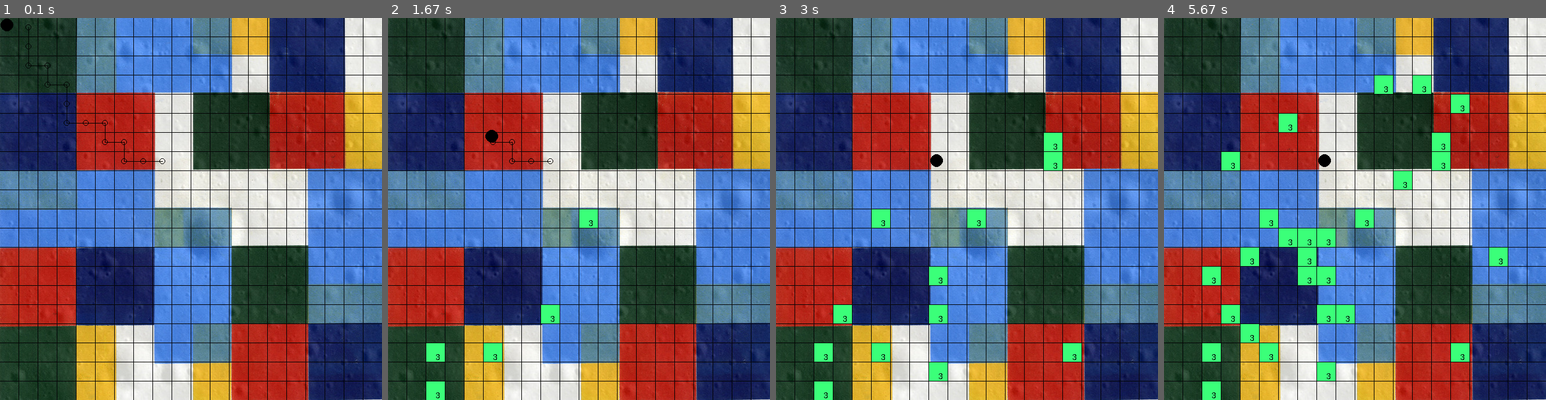
Above: before the commit, frames 1-4 (left to right).
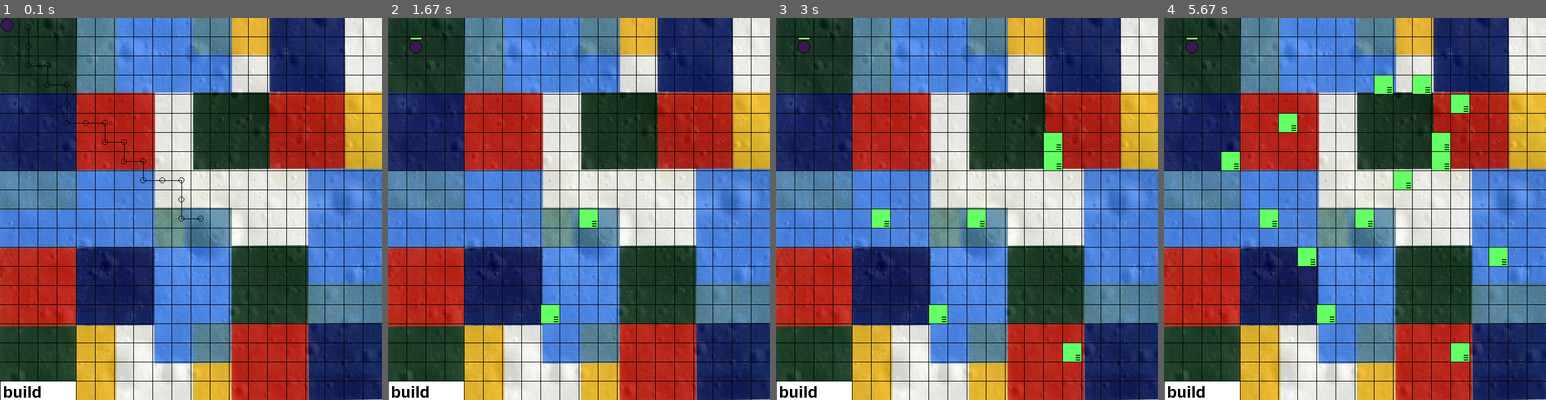
Above: after the commit, the same moments.

Repository: amstocker/TDgame
Game: pygame game, started from abstractTD/TD.py
Two runs of this game, one before a commit and one after it. Both use one fixed random seed, a clock stepped at 60 frames per second and the inputs below. The source is Python 2; it was converted automatically to run under Python 3.
Inputs (mouse positions are in pixels of both pictures, inside the frame that each line leads up to):
- Up to frame 1 (0.1 s): no input
- Up to frame 2 (1.67 s): click (579, 209) at 0.38 s; click (426, 388) at 0.72 s, where only the run after the commit has a clickable "build"; click (426, 361) at 1.05 s, where only the run after the commit has a clickable "build"; press the mouse at (426, 388) at 1.37 s; move the mouse to (487, 350) at 1.47 s; release the mouse at (548, 308) at 1.6 s
- Up to frame 3 (3 s): press the mouse at (814, 388) at 1.7 s; move the mouse to (932, 266) at 1.8 s; release the mouse at (1047, 140) at 1.93 s; press the mouse at (814, 388) at 2.03 s; move the mouse to (844, 308) at 2.13 s; release the mouse at (871, 224) at 2.27 s; press the mouse at (814, 388) at 2.37 s; move the mouse to (944, 369) at 2.47 s; release the mouse at (1073, 346) at 2.6 s; press the mouse at (814, 388) at 2.7 s; move the mouse to (928, 273) at 2.8 s; release the mouse at (1047, 159) at 2.93 s
- Up to frame 4 (5.67 s): press the mouse at (1202, 388) at 3.03 s; move the mouse to (1324, 247) at 3.13 s; release the mouse at (1450, 102) at 3.27 s; press the mouse at (1202, 388) at 3.37 s; move the mouse to (1305, 281) at 3.47 s; release the mouse at (1408, 174) at 3.6 s; press the mouse at (1202, 388) at 3.7 s; move the mouse to (1248, 251) at 3.8 s; release the mouse at (1293, 113) at 3.93 s; press the mouse at (1202, 388) at 4.03 s; move the mouse to (1312, 235) at 4.13 s; release the mouse at (1427, 82) at 4.27 s; press the mouse at (1202, 388) at 4.37 s; move the mouse to (1347, 323) at 4.47 s; release the mouse at (1492, 254) at 4.6 s; press the mouse at (1202, 388) at 4.7 s; move the mouse to (1217, 270) at 4.8 s; release the mouse at (1228, 155) at 4.93 s; press the mouse at (1202, 388) at 5.03 s; move the mouse to (1255, 327) at 5.13 s; release the mouse at (1312, 262) at 5.27 s; press the mouse at (1202, 388) at 5.37 s; move the mouse to (1293, 239) at 5.47 s; release the mouse at (1385, 86) at 5.6 s

The runs differ from the first frame. In frame 1, 1.1% of the frame differs, in the area x 0-54%, y 0-100%; in frame 2, 2.1%; in frame 3, 3.8%; in frame 4, 7.5%, in the area x 0-90%, y 5-100%.

Commit message:
added real-time path updating, fixed timing on tower projectiles, started work on a 'build' menu, and added overhead HP bars to creeps

Diff:
--- a/abstractTD/TD.py
+++ b/abstractTD/TD.py
@@ -6,20 +6,13 @@
 class TD(Core):
     def __init__(self):
         Core.__init__(self)
-        # initialize agent with random target
-        first = Creep((0,0,0), 10, 6, 100)
-        v = (randint(0,10), randint(0,10))
-        first.waypoints = Dijkstra(self.grid, self.grid.getNode(first.pos), v)
+        self.menu = Menu(self.font2)
 
         self.particles = []
         self.towers = []
-        self.creeps = [first]
-
-        self.nocreeps = False
-
-    def userEvent(self):
-        for t in self.towers:
-            t.update(self.particles, self.creeps)
+        self.creeps = []
+        self.creep_path = Dijkstra(self.grid, (0,0), (10,10))
+        self.nocreeps = True
 
     def mouseDown(self, button, pos):
         if button == 3:
@@ -28,25 +21,34 @@
 
     def mouseUp(self, button, pos):
         if button == 1:
-            t = Tower(self.grid, pos, 24+len(self.towers), 1000)
-            self.towers.append(t)
-            node = self.grid.getNode(pos)
-            self.grid.insert(node, 1)
+            if self.menu.getClick(pos) == False:
+                node = self.grid.getNode(pos)
+                if self.grid.Grid[node] == 0:
+                    self.grid.insert(node, 1)
+                    t = Tower(self.grid, pos, len(self.towers), 1000)
+                    self.towers.append(t)
+                    for c in self.creeps:
+                        c.waypoints = Dijkstra(self.grid, self.grid.getNode(c.pos), (10,10))
+
 
     def mouseMotion(self, buttons, pos, rel):
-        if buttons[0] == 1 and len(self.creeps) > 0:
-            t = Tower(self.grid, pos, 24+len(self.towers), 1000)
-            t.target = self.creeps[0]
-            self.towers.append(t)
-            node = self.grid.getNode(pos)
-            self.grid.insert(node, 1)
+        self.menu.getHover(pos)
+##        if buttons[0] == 1 and len(self.creeps) > 0:
+##            node = self.grid.getNode(pos)
+##            if self.grid.Grid[node] == 0:
+##                self.grid.insert(node, 1)
+##                t = Tower(self.grid, pos, len(self.towers), 1000)
+##                t.target = self.creeps[0]
+##                self.towers.append(t)
+
 
     def update(self):
+        if self.menu.scrolling == True:
+            self.menu.scroll()
         if self.nocreeps == True:
             self.nocreeps = False
-            C = Creep((0,0,0), 10, 6, 100)
-            v = (randint(0,10), randint(0,10))
-            C.waypoints = Dijkstra(self.grid, self.grid.getNode(C.pos), v)
+            C = Creep((randint(0,255), randint(0,255), randint(0,255)), 10, 6, 50)
+            C.waypoints = Dijkstra(self.grid, (0,0), (10,10))
             self.creeps.append(C)
         if len(self.creeps) == 0 and self.nocreeps == False:
             self.nocreeps = True
@@ -55,6 +57,8 @@
                 t.target = self.creeps[0]
             for c in self.creeps:
                 c.update(self.grid, self.creeps, self.particles)
+        for t in self.towers:
+            t.update(self.particles, self.creeps)
         for p in self.particles:
             p.update(self.particles, self.creeps)
 
@@ -63,9 +67,10 @@
         for c in self.creeps:
             c.render(self.screen, self.grid)
         for t in self.towers:
-            t.render(self.screen, self.grid, self.rendered_numbers)
+            t.render(self.screen, self.grid)
         for p in self.particles:
             p.render(self.screen)
+        self.menu.render(self.screen)
 
 TD = TD()
 TD.mainLoop(40)
--- a/abstractTD/core/classes.py
+++ b/abstractTD/core/classes.py
@@ -9,31 +9,88 @@
 def intvec(v):
     return vec2d(int(v[0]), int(v[1]))
 
-
-
-
-# --- ENTITY CLASSES ---
+# colors
+# frost tower: 102 254 236
+# fire tower: 235 52 82
+# laser tower: 91 52 235
+
+
+# --- MENU CLASSES ---
+
+class Menu:
+    def __init__(self, font, show=True):
+        self.show = show
+        self.font = font
+        self.menutext = self.font.render("build", False, (0,0,0))
+
+        # menu scrolling
+        self.scrolling = False
+        self.scroll_pos = 0
+        self.extended = False
+        self.h = 627
+
+    def getClick(self, pos):
+        if self.extended == False and 132 >= pos[0] >= 0 and 659 >= pos[1] >= self.h-2: #625:
+            self.scrolling = True
+            return True
+        elif self.extended == True and 132 >= pos[0] >= 0 and 659 >= pos[1] >= self.h-2: #527:
+            self.scrolling = True
+            return True
+        else:
+            return False
+
+    def getHover(self, pos):
+        pass
+
+    def scroll(self):
+        if self.extended == False:
+            if self.scroll_pos < 99:
+                self.scroll_pos += 11
+            else:
+                self.scrolling = False
+                self.extended = True
+        else:
+            if self.scroll_pos > 0:
+                self.scroll_pos -= 11
+            else:
+                self.scrolling = False
+                self.extended = False
+        self.h = 627-self.scroll_pos
+
+    def render(self, screen):
+        rect = [1, self.h, 130, 131]
+        rect_outline = [0, self.h-1, 131, 132]
+        pygame.draw.rect(screen, (0,0,0), rect_outline)
+        pygame.draw.rect(screen, (255,255,255), rect)
+        rect_overlap = [1, 627, 130, 31]
+        pygame.draw.rect(screen, (255,255,255), rect_overlap)
+        screen.blit(self.menutext, (5, 629))
+
+
+
+# --- CREEP CLASSES ---
 
 class Creep:
     def __init__(self, color, r, vmax, hp):
         self.color = color
         self.r = r
         self.vmax = vmax
+        self.maxhp = hp
         self.hp = hp
         self.pos = vec2d(0,0)
         self.waypoints = []
         self.slowed = False
 
     def update(self, grid, creeps, particles_list):
-        if self.hp < 0:
-            for p in xrange(10):
-                rdir = vec2d(uniform(-2,2), uniform(-2,2))
+        if self.hp <= 0:
+            creeps.remove(self)
+            for p in xrange(20):
+                rdir = vec2d(uniform(-5,5), uniform(-5,5))
                 p = Particle()
-                p.color = (255,0,0)
+                p.color = self.color
                 p.pos = (self.pos[0]+randint(-1,1),self.pos[1]+randint(-1,1))
                 p.vel = rdir
                 particles_list.append(p)
-            creeps.remove(self)
         dir = grid.getCoordinate(self.waypoints[0]) - self.pos
         if dir.length > self.r:
             dir.length = self.vmax
@@ -52,38 +109,60 @@
                                  grid.getCoordinate(self.waypoints[i+1]), 1)
         pygame.draw.circle(screen, (0,0,0), intvec(self.pos), int(self.r)+1)
         pygame.draw.circle(screen, self.color, intvec(self.pos), int(self.r))
-
-
-
+        pygame.draw.line(screen, (0,0,0), (self.pos[0]-self.r, self.pos[1]-self.r-5), \
+                         (self.pos[0]+self.r, self.pos[1]-self.r-5), 5)
+        hplossratio = 1-float(self.hp)/self.maxhp
+        pygame.draw.line(screen, (146,252,116), (self.pos[0]-self.r+1, self.pos[1]-self.r-5), \
+                         (self.pos[0]+self.r-(hplossratio*1.8*self.r)-1, self.pos[1]-self.r-5), 3)
+
+
+
+
+# --- TOWER CLASSES ---
 
 class Tower:
     def __init__(self, grid, pos, timer_id, freq):
         self.node = grid.getNode(pos)
         self.pos = grid.getCoordinate(self.node)
+
+        # timing
         self.freq = freq
-        pygame.time.set_timer(24, self.freq)
+        self.clock = pygame.time.Clock()
+        self.threshold = 0
+
         self.target = 0
-        self.color = (59,255,121)
+        self.color = (101,255,102)
         self.upgrade = 3
+        self.range = 200
 
     def update(self, particles_list, creeps):
-        if self.target in creeps:
-            p = Projectile(self.pos, self.target, self.upgrade)
-            p.vel = 10
-            p.color = self.color
-            particles_list.append(p)
-            pygame.time.set_timer(24, self.freq)
-        else:
-            self.target = 0
-
-    def render(self, screen, grid, rendered_numbers):
+        self.clock.tick()
+        self.threshold += self.clock.get_time()
+        # if there is no threshold here, it makes like a cool laser effect with lots of particles
+        if self.threshold > self.freq:
+            self.threshold = 0
+            if self.target in creeps:
+                d = self.target.pos - self.pos
+                if d.length <= self.range:
+                    p = Projectile(self.pos, self.target, self.upgrade)
+                    p.vel = 10
+                    p.color = self.color
+                    particles_list.append(p)
+                    pygame.time.set_timer(24, self.freq)
+            else:
+                self.target = 0
+
+    def render(self, screen, grid):
         c = self.pos
         rect = [c[0]-grid.dx/2, c[1]-grid.dy/2, grid.dx-1, grid.dy-1]
         pygame.draw.rect(screen, self.color, rect)
-        screen.blit(rendered_numbers[self.upgrade], self.pos)
-
-
-
+        for i in xrange(self.upgrade):
+            pygame.draw.line(screen, (0,75,0), (c[0]+6, c[1]+12-4*i), (c[0]+13, c[1]+12-4*i), 2)
+
+
+
+
+# --- PARTICLE CLASSES ---
 
 class Particle:
     def __init__(self):
@@ -91,16 +170,15 @@
         self.pos = vec2d(0,0)
         self.vel = vec2d(0,0)
         self.life = 10
+
     def update(self, particles, creeps):
         self.pos += self.vel
         self.life -= 1
         if self.life == 0:
             particles.remove(self)
+
     def render(self, screen):
         pygame.draw.circle(screen, self.color, (int(self.pos[0]-1),int(self.pos[1]-1)), 2)
-
-
-
 
 
 class Projectile:
@@ -115,8 +193,9 @@
     def update(self, particles_list, creeps):
         if self.target in creeps:
             self.dir = self.target.pos - self.pos
-            if self.dir.length < self.target.r:
-                self.target.hp -= 1
+            if self.dir.length < 1.5*self.target.r:
+                if self.target.hp >= 0:
+                    self.target.hp -= 1
                 particles_list.remove(self)
             self.dir.length = self.vel
             self.pos += self.dir
@@ -142,6 +221,10 @@
                 self.Grid[(i,j)] = 0
         self.dx = resolution[0]/n
         self.dy = resolution[1]/m
+
+    def checkNode(self, pos):
+        p = self.getNode(pos)
+        return self.Grid[p]
 
     def getNode(self, v):
         v = intvec(v)
@@ -266,8 +349,14 @@
         self.background = pygame.image.load('img/abstract.jpg').convert()
         # init grid
         self.grid = Grid(20, 20, (self.w+1,self.h+1))
+        # set grid where menu is to be occupied
+        self.grid.Grid[(0,19)] = 1
+        self.grid.Grid[(1,19)] = 1
+        self.grid.Grid[(2,19)] = 1
+        self.grid.Grid[(3,19)] = 1
         # pre-render numbers
         self.font = pygame.font.SysFont('Helvetica', 14, bold=False, italic=False)
+        self.font2 = pygame.font.SysFont('Helvetica', 28, bold=True, italic=False)
         self.rendered_numbers = [0]
         for i in xrange(1,100):
             f = self.font.render(str(i), False, (0,0,0))
--- a/abstractTD/core/pygamehelper.py
+++ b/abstractTD/core/pygamehelper.py
@@ -12,6 +12,7 @@
         self.clock = pygame.time.Clock() #to track FPS
         self.size = size
         self.fps= 0
+        self.pos = (0,0)
 
     def handleEvents(self):
         for event in pygame.event.get():
@@ -29,7 +30,7 @@
                 self.mouseUp(event.button, event.pos)
             elif event.type == MOUSEMOTION:
                 self.mouseMotion(event.buttons, event.pos, event.rel)
-            elif event.type == USEREVENT:
+            elif event.type >= USEREVENT:
                 self.userEvent()
 
     #wait until a key is pressed, then return
@@ -74,7 +75,7 @@
         pass
 
     def mouseMotion(self, buttons, pos, rel):
+        self.pos = pos
+
+    def userEvent(self):
         pass
-
-    def userEvent(self, timer_id):
-        pass
